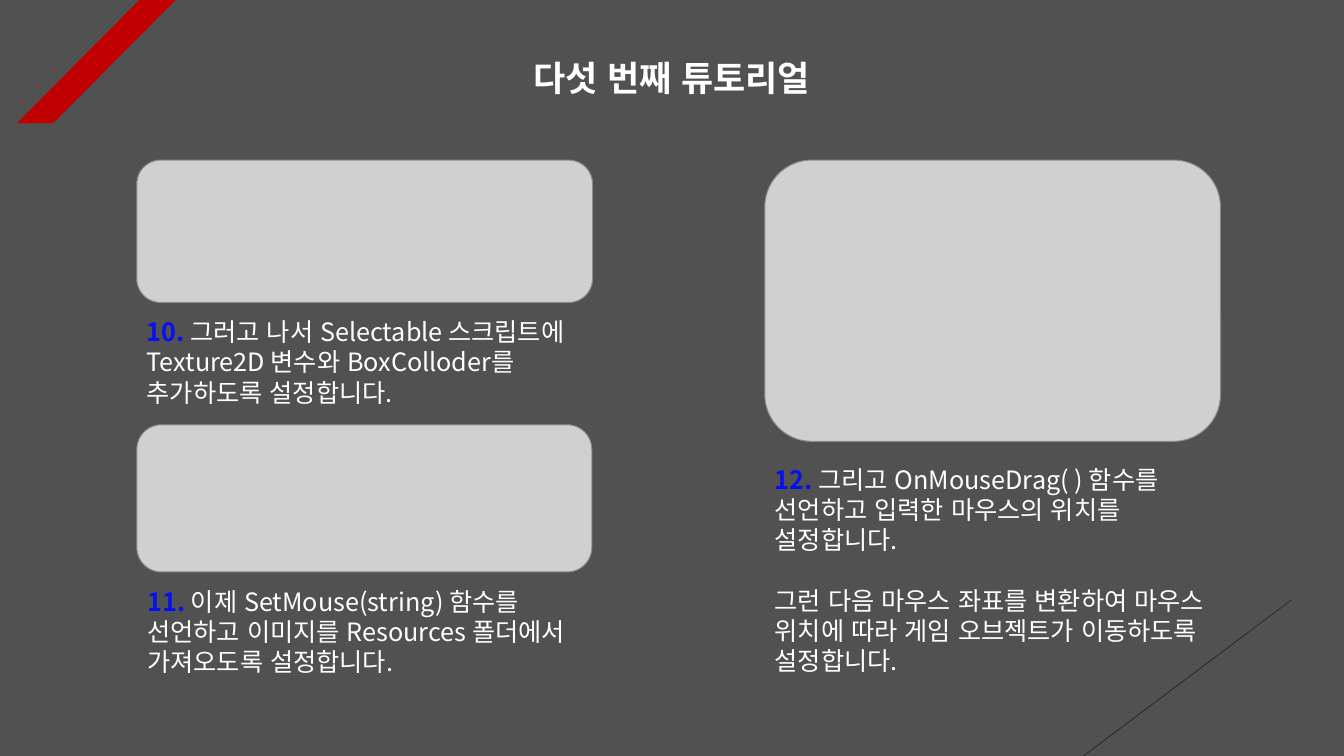
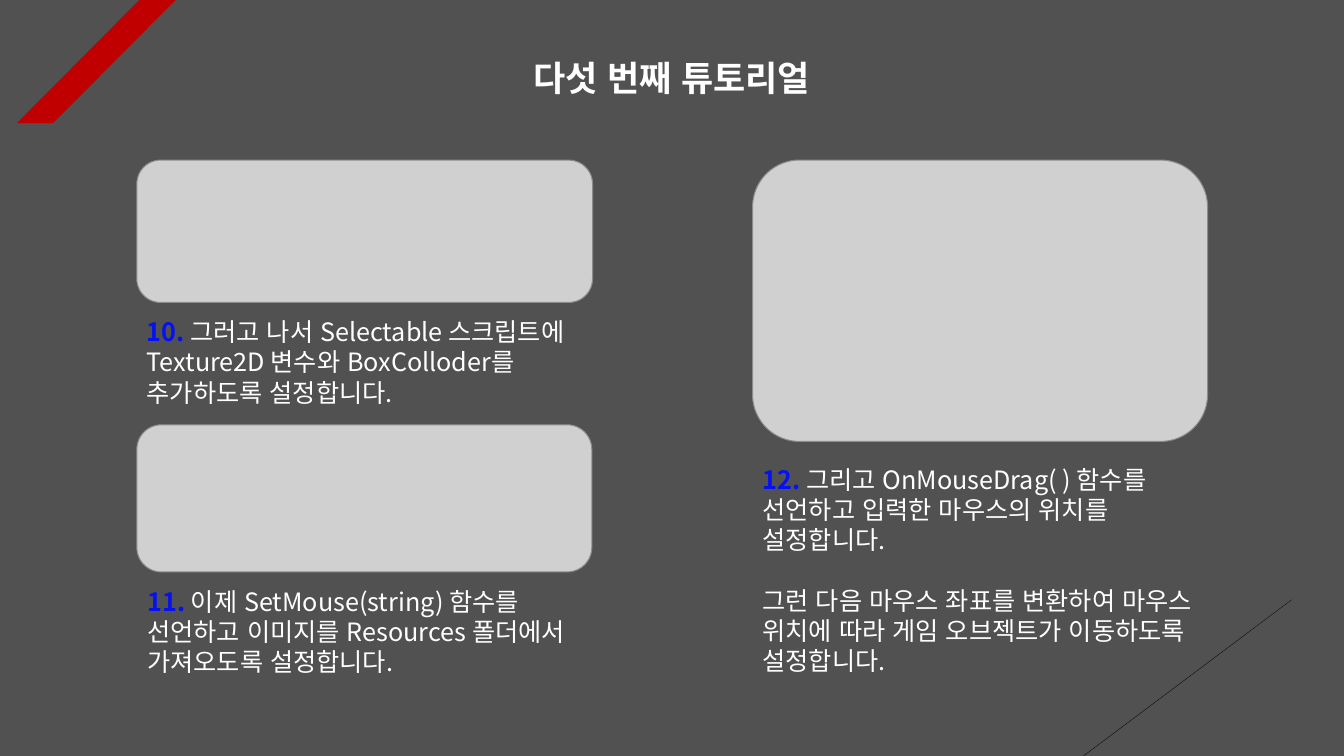
Before and after one commit to Unity2033/3D-UnityEngine, a slide deck: slide 5 of Assets/Prefab System/PPT Data/Prefab System Example.pptx. Drawn at 1344x756 pixels with LibreOffice and Linux fonts; fonts in the diff are those of the drawing; grey boxes stand for pictures. Boxes give left, top, right and bottom in pixels: in the first picture for what was removed or moved away, otherwise in the second. Text is boxed around its words. In the diff, an @@ line names an element or a change of style, - is before the commit and + after.

```diff
--- a/Assets/Prefab System/PPT Data/Prefab System Example.pptx
+++ b/Assets/Prefab System/PPT Data/Prefab System Example.pptx
@@ picture: place and size @@
-picture at [765, 160, 1221, 442]
+picture at [753, 160, 1208, 442]
@@ text "12. 그리고 OnMouseDrag( ) 함수를 ...": place and size @@
-text "12. 그리고 OnMouseDrag( ) 함수를 ..." at [775, 468, 1204, 672]
+text "12. 그리고 OnMouseDrag( ) 함수를 ..." at [762, 468, 1192, 672]
```
Also in this commit, not shown: 3 other slides changed, 1 slide added, 24 other files.
